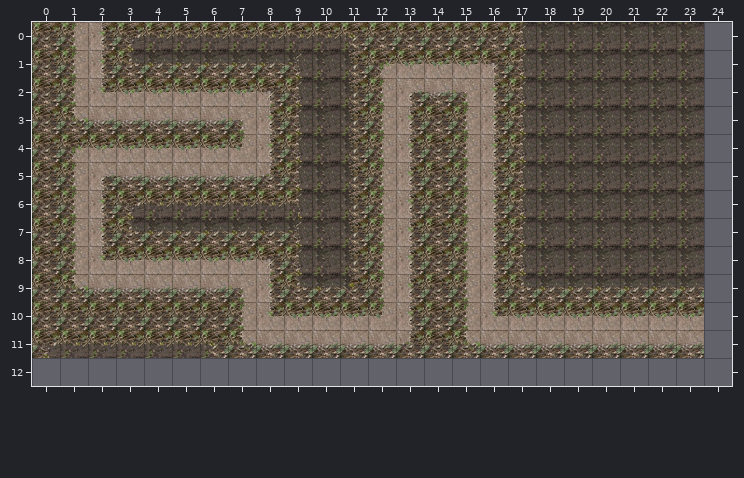
Tiled map, stored at assets/tiles/level1.tmx. Above, as it was before the edit.
Cells are 64x64 px. Shown: x 0..24, y 0..12. The old version is drawn lined up with the new one.
The result:
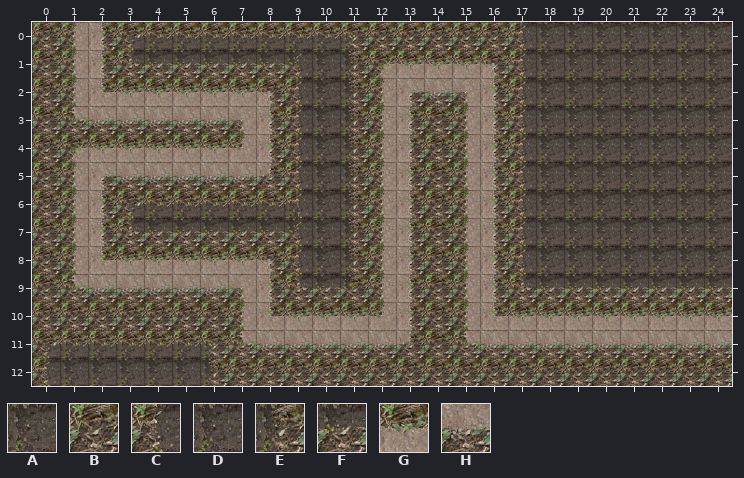
Key: from "tilemap1": A 16, B 17, C 61, D 62, E 63, F 77, G 107, H 137.
_ is an empty cell, . an unchanged one.
Difference:
map size 24x12 -> 25x13 cells
--- layer "Livello tile 1"
@@ x 0..24 @@
- 0 ........................_
- 1 ........................_
- 2 ........................_
- 3 ........................_
- 4 ........................_
- 5 ........................_
- 6 ........................_
- 7 ........................_
- 8 ........................_
- 9 ........................_
-10 ........................_
-11 ........................_
-12 _________________________
+ 0 ........................A
+ 1 ........................A
+ 2 ........................A
+ 3 ........................A
+ 4 ........................A
+ 5 ........................A
+ 6 ........................A
+ 7 ........................A
+ 8 ........................A
+ 9 ........................F
+10 ........................G
+11 ........................H
+12 CDDDDDEBBBBBBBBBBBBBBBBBB
Boxes around the changes in both pictures, in picture pixels (x1, y1, x2, y2):
added: (32, 22, 732, 386)
